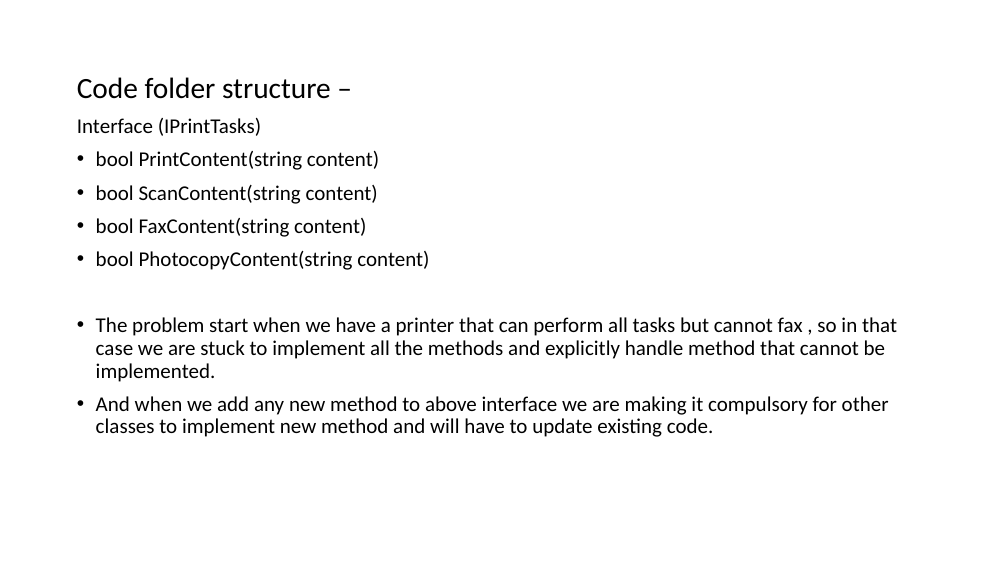
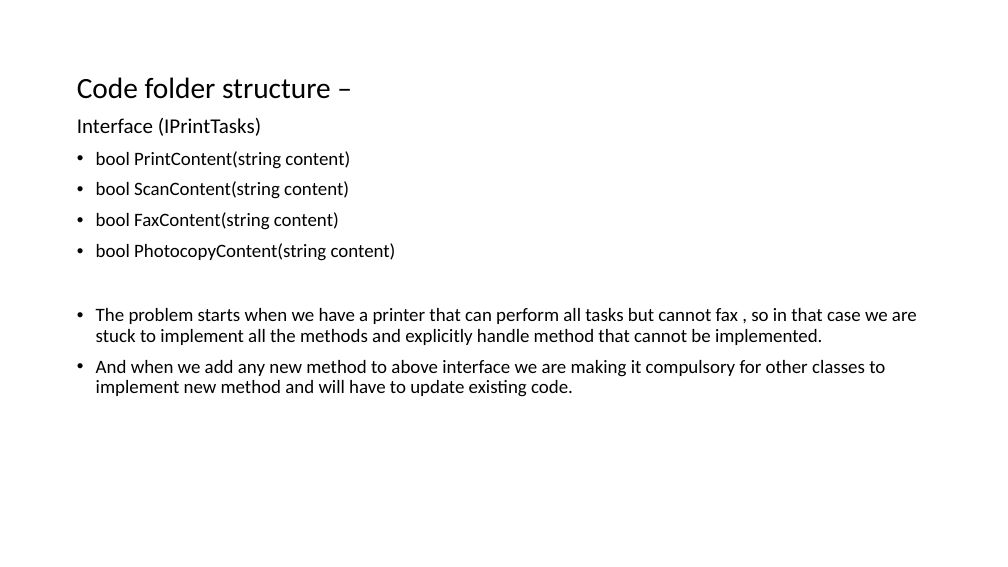
Before and after one commit to sagarkhera/SOLID, a slide deck: slide 6 of SOLID PRINCIPLES.pptx. Drawn at 1008x567 pixels with LibreOffice and Linux fonts; fonts in the diff are those of the drawing. Boxes give left, top, right and bottom in pixels: in the first picture for what was removed or moved away, otherwise in the second. Text is boxed around its words. In the diff, an @@ line names an element or a change of style, - is before the commit and + after.

```diff
--- a/SOLID PRINCIPLES.pptx
+++ b/SOLID PRINCIPLES.pptx
@@ text at (96, 151, 885, 397): size 20 to 18 pt in "bool PrintContent(string content)", "bool ScanContent(string content)", "bool FaxContent(string content)", "bool PhotocopyContent(string content)" and 1 more places @@
@@ text at (96, 308, 917, 345): text changed; size 20 to 18 pt @@
-• The problem start when we have a printer that can perform all tasks but cannot fax , so in that case we are stuck to implement all the methods and explicitly handle method that cannot be implemented.
+• The problem starts when we have a printer that can perform all tasks but cannot fax , so in that case we are stuck to implement all the methods and explicitly handle method that cannot be implemented.
```
Also in this commit, not shown: 1 other slide changed, 3 slides added.
